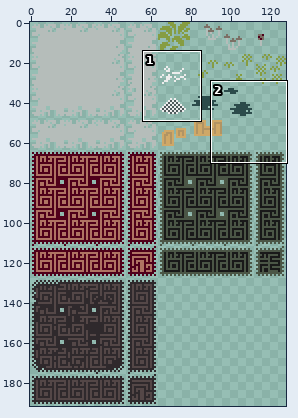
Two states of a sprite sheet, assets/sprites/atlases/on_tiles.png. The first picture is a wide view before the edit; the outline marks the close-up.
Close-up. Earlier state:
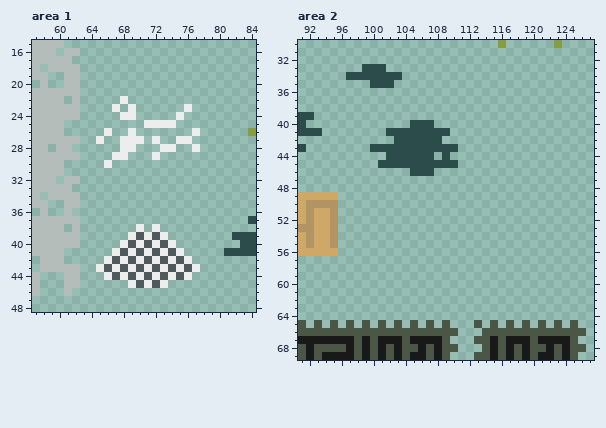
The file is 128x192 pixels. Shown: area 1: x 57..84, y 15..48; area 2: x 91..127, y 30..69.
The same view after the edit:
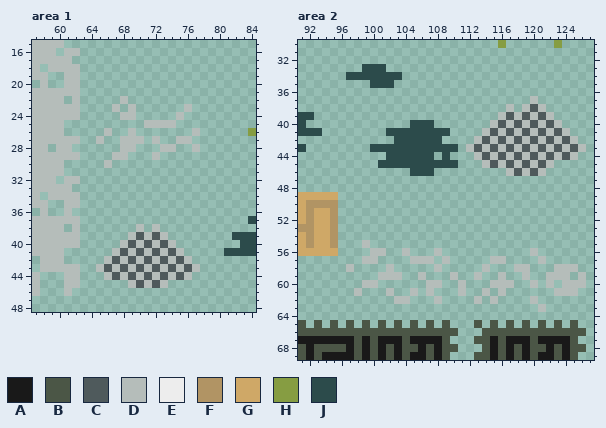
Palette (. is transparent): A #191919  B #4b5646  C #4f5a5c  D #b5bdba  E #ededed  F #b19464  G #cfa867  H #869d42  J #2c4b4b
The edit:
Area 1:
The edit turns colour E into colour D in row 22 at x 68; in row 23 at x 67, 69 and 76; in row 24 at x 68 to 69 and 75; in row 25 at x 71 to 74; in row 26 at x 66, 69 and 77; in row 27 at x 65, 68 to 70, 72 and 75 to 76.
The edit turns colour E into colour D in row 28 at x 68 to 69, 73 to 74 and 77; in row 29 at x 67 to 68 and 72; in row 30 at x 66; in row 38 at x 70 and 72; in row 39 at x 69, 71 and 73; in row 40 at x 68, 70, 72 and 74.
The edit turns colour E into colour D in row 41 at x 67, 69, 71, 73 and 75; in row 42 at x 66, 68, 70, 72, 74 and 76; in row 43 at x 65, 67, 69, 71, 73, 75 and 77; in row 44 at x 66, 68, 70, 72, 74 and 76; in row 45 at x 69, 71 and 73.
Area 2:
There is now colour C in row 38 at x 120; in row 39 at x 117, 119 and 121; in row 40 at x 116, 118, 120 and 122; in row 41 at x 115, 117, 119, 121 and 123; in row 42 at x 114, 116, 118, 120, 122 and 124; in row 43 at x 113, 115, 117, 119, 121, 123 and 125.
There is now colour C in row 44 at x 114, 116, 118, 120, 122 and 124; in row 45 at x 115, 117, 119 and 121; in row 46 at x 118 and 120.
There is now colour D in row 37 at x 120; in row 38 at x 117, 119 and 121; in row 39 at x 116, 118, 120 and 122; in row 40 at x 115, 117, 119, 121 and 123; in row 41 at x 114, 116, 118, 120, 122 and 124; in row 42 at x 113, 115, 117, 119, 121, 123 and 125.
There is now colour D in row 43 at x 112, 114, 116, 118, 120, 122, 124 and 126; in row 44 at x 113, 115, 117, 119, 121, 123 and 125; in row 45 at x 114, 116, 118, 120 and 122; in row 46 at x 117, 119 and 121; in row 55 at x 99; in row 56 at x 100 to 101, 104, 108 and 120.
There is now colour D in row 57 at x 99 to 100, 105 to 107, 109, 115 to 116 and 121; in row 58 at x 97, 102, 108, 114, 118 to 119 and 123 to 125; in row 59 at x 101 to 103, 106, 110, 113, 116, 119, 122 to 124 and 126; in row 60 at x 99 to 100, 107 to 108, 111, 115 to 117, 120, 122 and 124 to 126; in row 61 at x 98, 102, 105, 107, 111, 114, 116 and 123 to 125; in row 62 at x 103 to 104, 108, 113, 115 and 120.
There is now colour D in row 63 at x 121.
